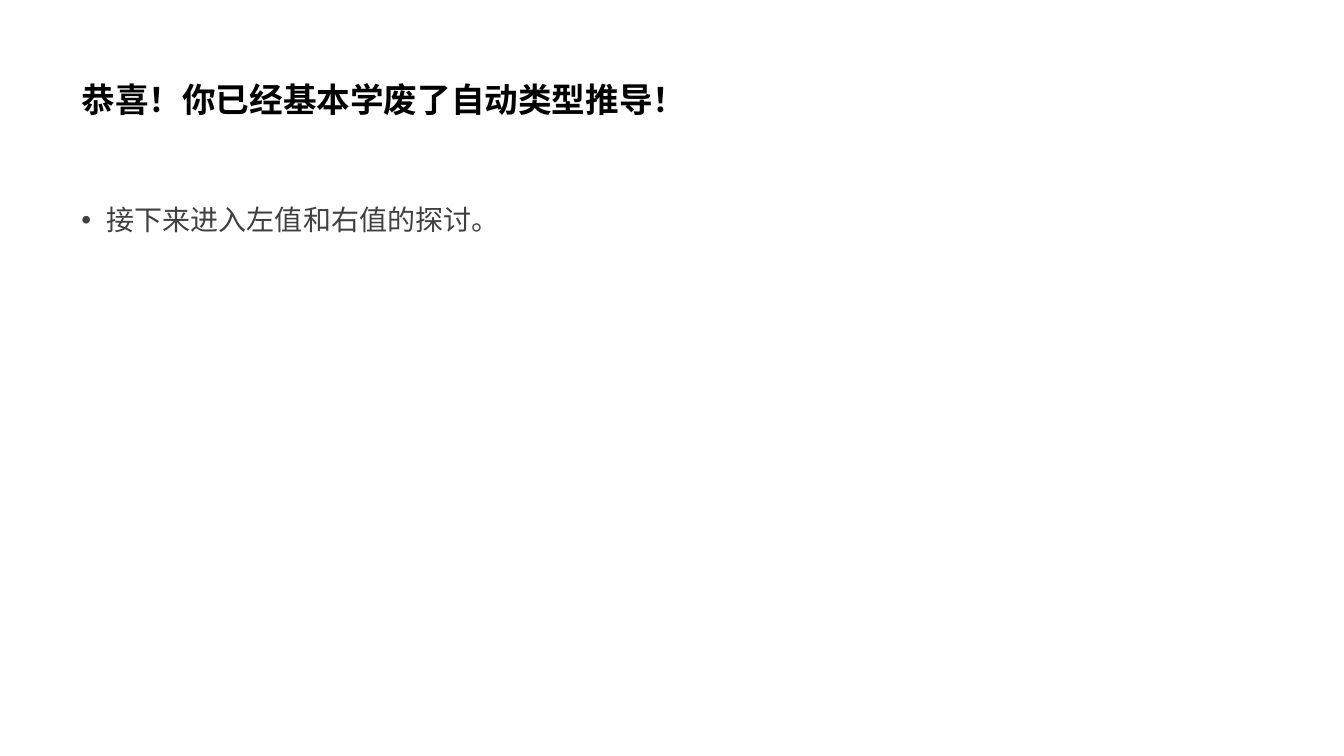
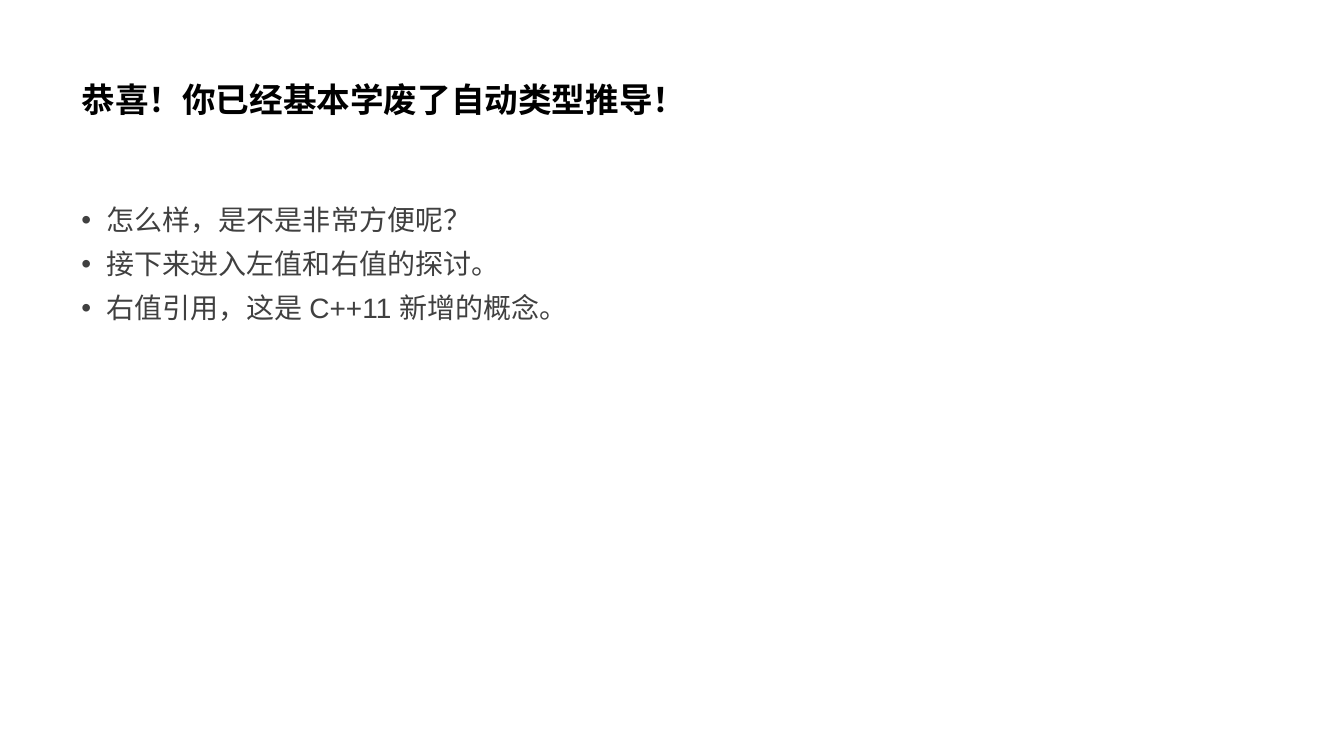
Before and after one commit to parallel101/course, a slide deck: slide 12 of 03/slides.pptx. Drawn at 1344x756 pixels with LibreOffice and Linux fonts; fonts in the diff are those of the drawing. Boxes give left, top, right and bottom in pixels: in the first picture for what was removed or moved away, otherwise in the second. Text is boxed around its words. In the diff, an @@ line names an element or a change of style, - is before the commit and + after.

```diff
--- a/03/slides.pptx
+++ b/03/slides.pptx
@@ text at (107,206,472,233): paragraph added @@
+• 怎么样，是不是非常方便呢？
@@ text at (107,294,567,321): paragraph added @@
+• 右值引用，这是 C++11 新增的概念。
```
Also in this commit, not shown: 3 other slides changed, 1 slide added, 4 other files.
